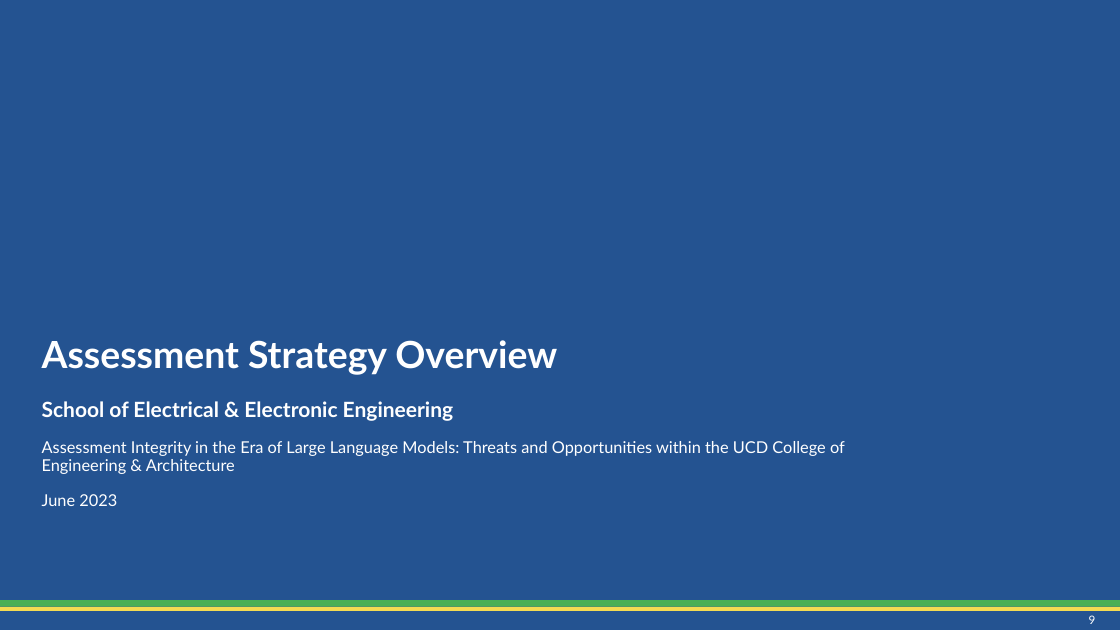
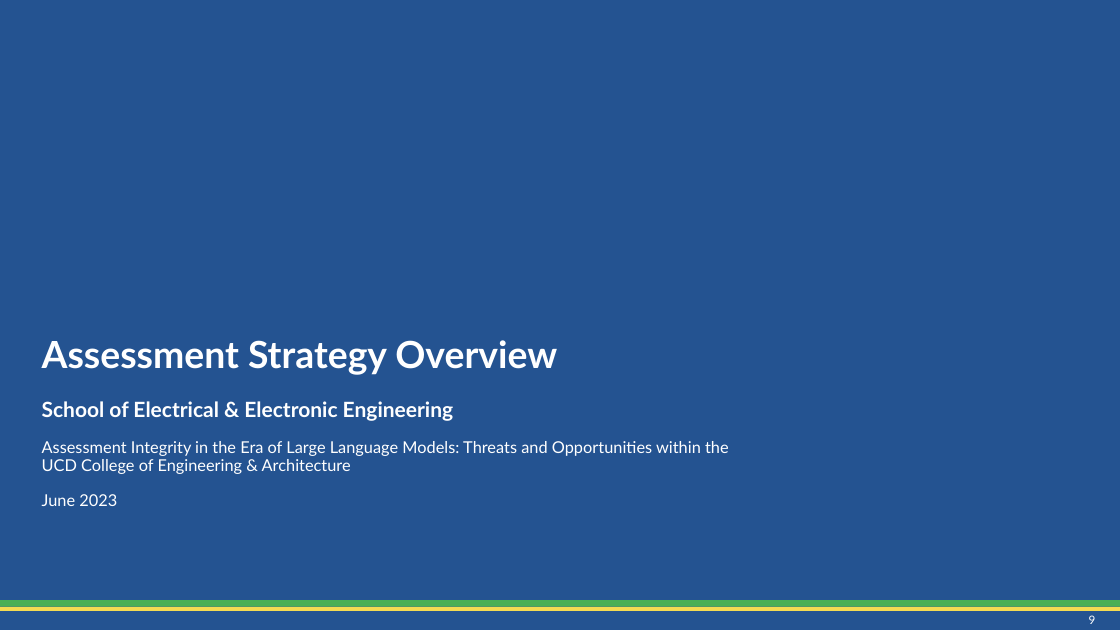
Before and after one commit to CathaloFaolain/ChatGPTAssessment, a slide deck: slide 9 of Slides/Schools Snapshot/AssessmentOverview_SEEE_202306.pptx. Drawn at 1120x630 pixels with LibreOffice and Linux fonts; fonts in the diff are those of the drawing; background and template pictures are left out. Boxes give left, top, right and bottom in pixels: in the first picture for what was removed or moved away, otherwise in the second. Text is boxed around its words. In the diff, an @@ line names an element or a change of style, - is before the commit and + after.

```diff
--- a/Slides/Schools Snapshot/AssessmentOverview_SEEE_202306.pptx
+++ b/Slides/Schools Snapshot/AssessmentOverview_SEEE_202306.pptx
@@ title "Assessment Strategy Overview School of ..." rewrapped from box(42, 340, 845, 506) to box(42, 340, 729, 506) @@
```
Also in this commit, not shown: 5 other slides changed, 2 slides added, 2 slides removed, 18 other files.
